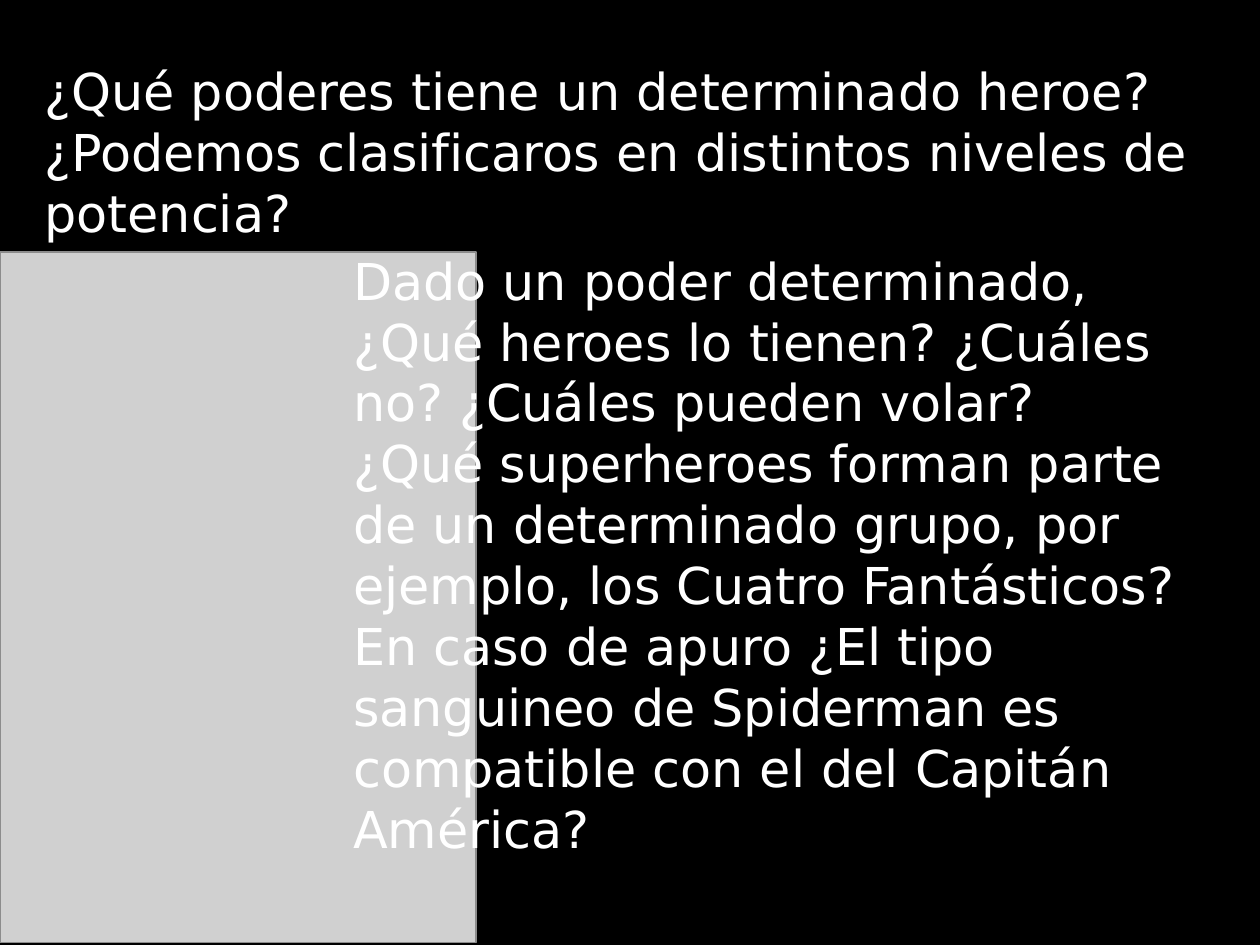
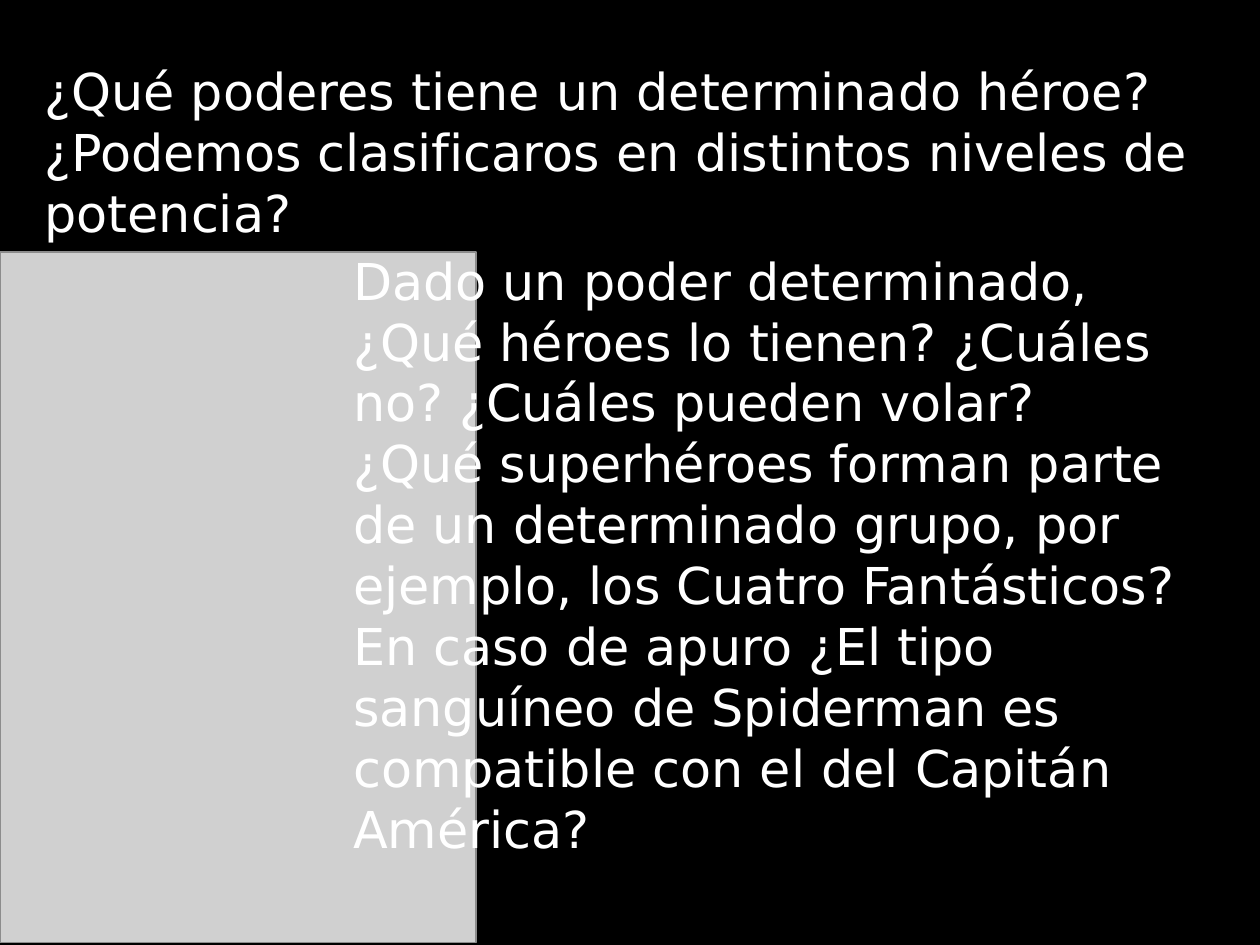
Before and after one commit to euribates/curso-django, a slide deck: slide 4 of presentacion/curso_django.odp. Drawn at 1260x945 pixels with LibreOffice and Linux fonts; fonts in the diff are those of the drawing; grey boxes stand for pictures. Boxes give left, top, right and bottom in pixels: in the first picture for what was removed or moved away, otherwise in the second. Text is boxed around its words. In the diff, an @@ line names an element or a change of style, - is before the commit and + after.

```diff
--- a/presentacion/curso_django.odp
+++ b/presentacion/curso_django.odp
@@ text at [44,69,1150,121]: text changed @@
-¿Qué poderes tiene un determinado heroe?
+¿Qué poderes tiene un determinado héroe?
@@ text at [353,258,1174,860]: text changed @@
-Dado un poder determinado, ¿Qué heroes lo tienen? ¿Cuáles no? ¿Cuáles pueden volar?
-¿Qué superheroes forman parte de un determinado grupo, por ejemplo, los Cuatro Fantásticos?
-En caso de apuro ¿El tipo sanguineo de Spiderman es compatible con el del Capitán América?
+Dado un poder determinado, ¿Qué héroes lo tienen? ¿Cuáles no? ¿Cuáles pueden volar?
+¿Qué superhéroes forman parte de un determinado grupo, por ejemplo, los Cuatro Fantásticos?
+En caso de apuro ¿El tipo sanguíneo de Spiderman es compatible con el del Capitán América?
```
Also in this commit, not shown: 61 other slides changed, 4 slides added, 1 other file.
